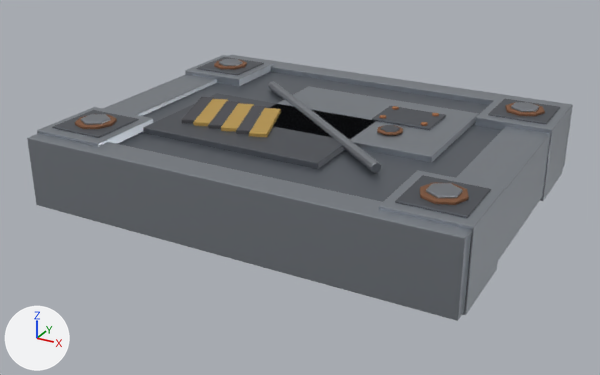
Two versions of the FBX model Assets/GeneratedBaseItems/07_Armored_Titanium_Wall.fbx, one commit apart.
The view is the same before and after, from a 50 mm lens placed at (2.52, -3.58, 2.11), pointed at (-0.04, 1.07, -0.22). The lights are fixed; the arrows at lower left show +X, +Y and +Z. The older version comes first. Vertices at exactly the same position are counted once.

Objects in the first picture: '07_Armored_Titanium_Wall'.
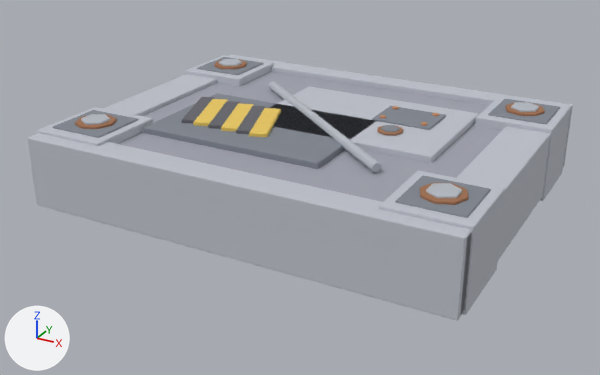
Where the change shows, as pixel boxes (x1, y1, x2, y2) in the pictures (600 x 375 px):
'07_Armored_Titanium_Wall', recoloured, surface changed, reshaped (lighter): before (27, 55, 573, 321); after (27, 55, 573, 320)
part 1 of me_07_armored_titanium_wall_baked, cut back (mostly hidden afterwards): before (27, 59, 573, 321); after (378, 130, 403, 134)

The change, as a diff of the scene's bpy script:
```diff
--- a/Assets/GeneratedBaseItems/07_Armored_Titanium_Wall.fbx.py
+++ b/Assets/GeneratedBaseItems/07_Armored_Titanium_Wall.fbx.py
@@ mat_titanium___graphite_armor @@
 mat_titanium___graphite_armor = principled_material('Titanium | graphite armor')
-mat_titanium___graphite_armor.base_color = (0.19, 0.21, 0.24)  # grey #797e86
-mat_titanium___graphite_armor.metallic = 0.86
-mat_titanium___graphite_armor.roughness = 0.42
+mat_titanium___graphite_armor.base_color = (0.35, 0.36, 0.42)  # grey #a0a2ad
+mat_titanium___graphite_armor.roughness = 0.96
@@ mat_titanium___bright_bevel @@
 mat_titanium___bright_bevel = principled_material('Titanium | bright bevel')
-mat_titanium___bright_bevel.base_color = (0.36, 0.39, 0.43)  # grey #a2a8af
-mat_titanium___bright_bevel.metallic = 0.88
-mat_titanium___bright_bevel.roughness = 0.38
+mat_titanium___bright_bevel.base_color = (0.52, 0.54, 0.6)  # light grey #bfc2cb
+mat_titanium___bright_bevel.roughness = 0.96
@@ mat_iron___dark_forged_steel @@
 mat_iron___dark_forged_steel = principled_material('Iron | dark forged steel')
-mat_iron___dark_forged_steel.base_color = (0.14, 0.15, 0.17)  # grey #696c73
-mat_iron___dark_forged_steel.metallic = 0.82
-mat_iron___dark_forged_steel.roughness = 0.52
+mat_iron___dark_forged_steel.base_color = (0.22, 0.24, 0.28)  # grey #818690
+mat_iron___dark_forged_steel.roughness = 0.96
@@ mat_rust___deep_brown @@
 mat_rust___deep_brown = principled_material('Rust | deep brown')
-mat_rust___deep_brown.base_color = (0.22, 0.1, 0.05)  # brown #81593f
+mat_rust___deep_brown.base_color = (0.35, 0.16, 0.08)  # brown #a06f50
 mat_rust___deep_brown.metallic = 0.22
@@ mat_iron___scraped_edges @@
 mat_iron___scraped_edges = principled_material('Iron | scraped edges')
-mat_iron___scraped_edges.base_color = (0.3, 0.32, 0.35)  # grey #9599a0
-mat_iron___scraped_edges.metallic = 0.85
-mat_iron___scraped_edges.roughness = 0.45
+mat_iron___scraped_edges.base_color = (0.46, 0.49, 0.54)  # light grey #b5bac2
+mat_iron___scraped_edges.roughness = 0.96
@@ mat_hazard___faded_amber @@
 mat_hazard___faded_amber = principled_material('Hazard | faded amber')
-mat_hazard___faded_amber.base_color = (0.54, 0.35, 0.09)  # orange #c2a055
+mat_hazard___faded_amber.base_color = (0.82, 0.58, 0.12)  # yellow #eac861
 mat_hazard___faded_amber.metallic = 0.28
@@ mat_charcoal___blackened @@
 mat_charcoal___blackened = principled_material('Charcoal | blackened')
-mat_charcoal___blackened.base_color = (0.07, 0.07, 0.08)  # dark grey #4b4b50
+mat_charcoal___blackened.base_color = (0.13, 0.13, 0.15)  # dark grey #65656c
 mat_charcoal___blackened.roughness = 0.92
@@ me_07_armored_titanium_wall_baked @@
 # used by ob_07_armored_titanium_wall; location = (0.0, 0.0, 0.0)
-me_07_armored_titanium_wall_baked.from_pydata(...)  # 4774 vertices, 4554 faces; spans x -1.48..1.48, y 0.0..2.41, z -0.3..0.3
+me_07_armored_titanium_wall_baked.from_pydata(...)  # 2032 vertices, 2162 faces; spans x -1.48..1.48, y 0.0..2.41, z -0.3..0.3
+# me_07_armored_titanium_wall_baked part 1: 14 vertices moved within x -1.37..1.37, y 0.17..1.95, z -0.27..0.25; 2742 vertices removed from x -1.48..1.48, y 0.0..2.41, z -0.3..0.3
 me_07_armored_titanium_wall_baked.materials.append(mat_titanium___graphite_armor)
```
